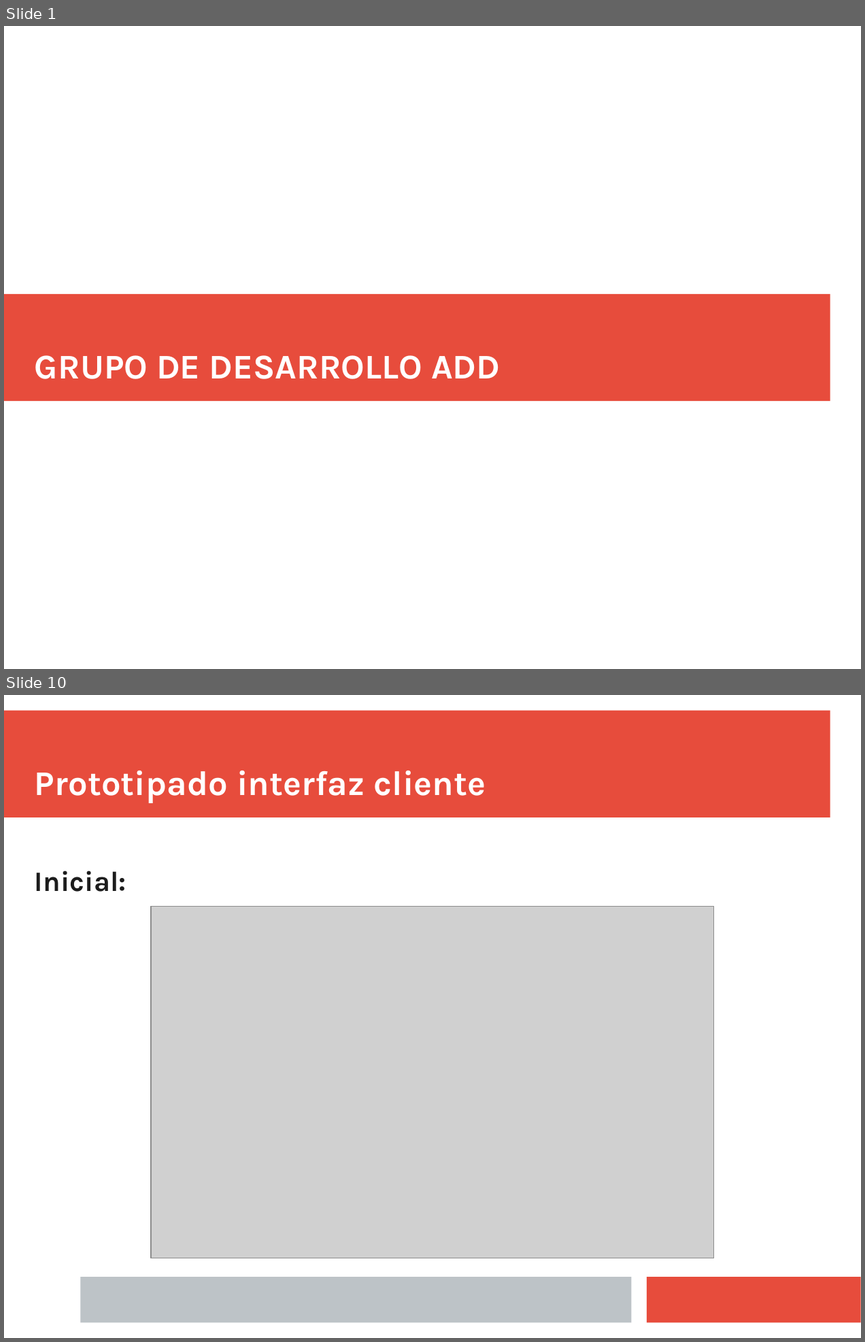
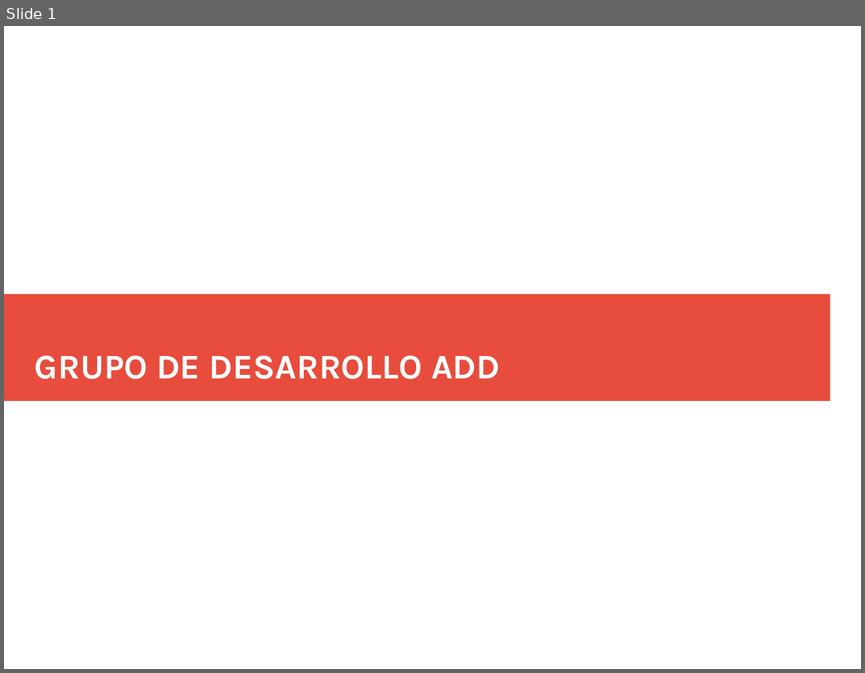
Before and after one commit to Juanba1998/APP-Restaurante, a slide deck: Material/Presentación/Presentacion Final (incompleta).pptx. Shown one above the other, each under a label of ours: slides 1 and 10 before the commit, slide 1 after it; the slides between them are not shown. The pictures are 865x1342 and 865x673 pixels, drawn with LibreOffice and Linux fonts; fonts in the diff are those of the drawing; grey boxes stand for pictures. Boxes give left, top, right and bottom in pixels: in the first picture for what was removed or moved away, otherwise in the second. Text is boxed around its words. In the diff, an @@ line names an element or a change of style, - is before the commit and + after.

```diff
--- a/Material/Presentación/Presentacion Final (incompleta).pptx
+++ b/Material/Presentación/Presentacion Final (incompleta).pptx
@@ slide 10 removed at bbox=[4, 695, 861, 1338], background #FFFFFF @@
@@ rectangle removed at bbox=[4, 711, 830, 818] @@
@@ text removed at bbox=[35, 770, 486, 803] @@
-Prototipado interfaz cliente
@@ text removed at bbox=[35, 870, 126, 892] @@
-Inicial:
@@ picture removed at bbox=[151, 906, 714, 1259] @@
@@ rectangle removed at bbox=[80, 1276, 632, 1323] @@
@@ rectangle removed at bbox=[647, 1276, 861, 1323] @@
```
Also in this commit, not shown: 11 slides changed, 6 slides added, 9 other slides removed.
